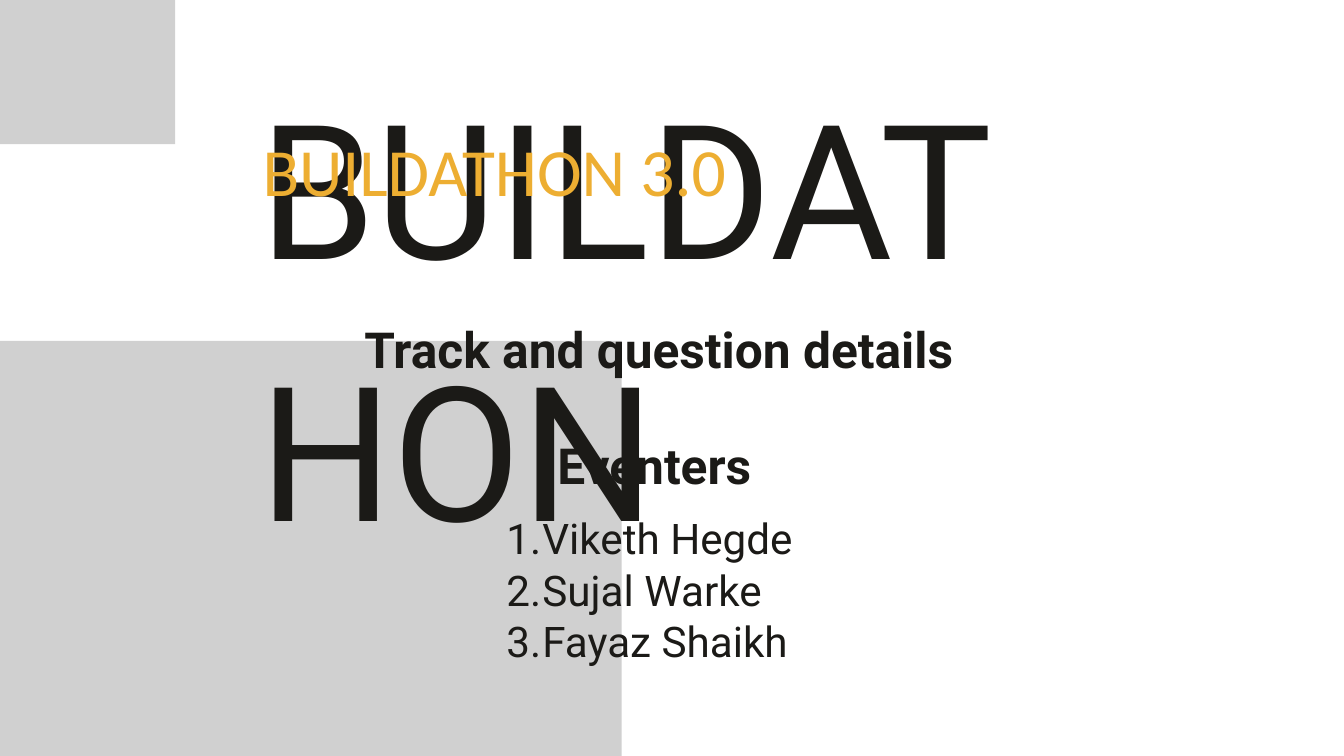
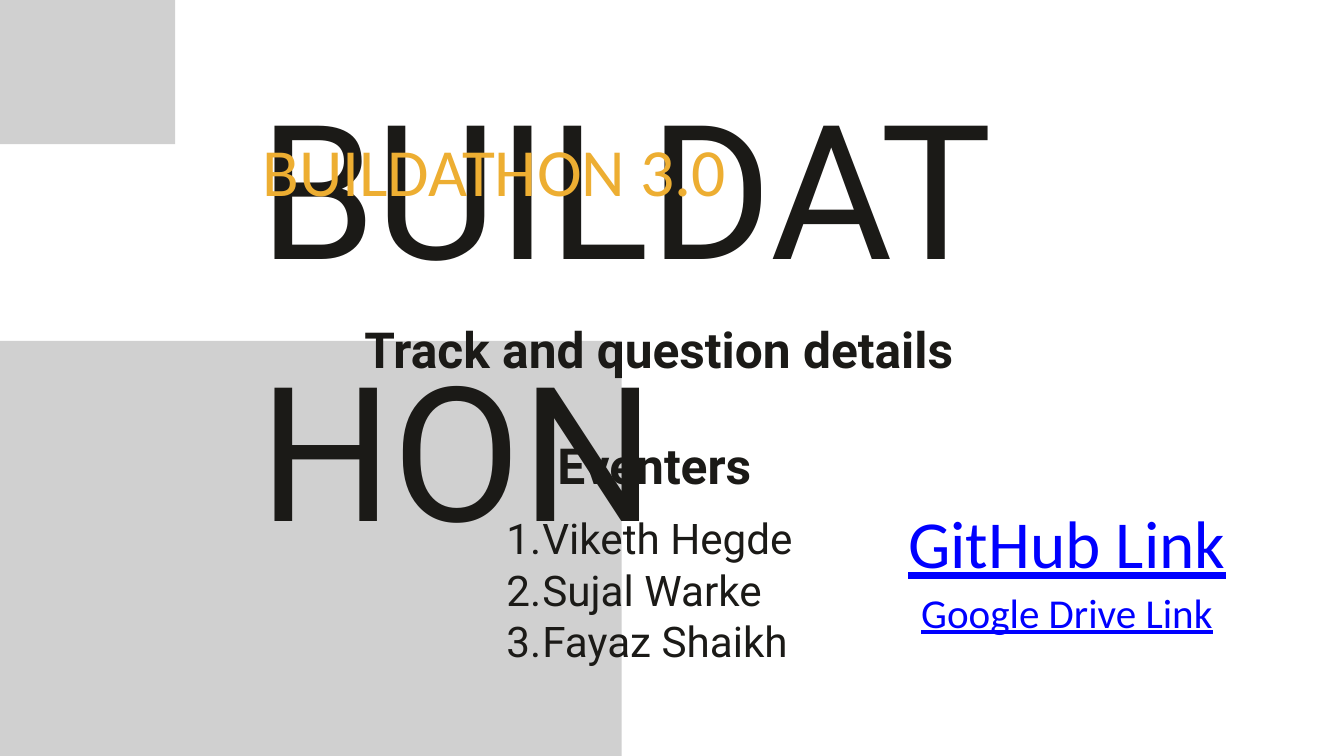
Before and after one commit to sujalwarke28/Sniix_Buildathon, a slide deck: slide 1 of Buildathon.pptx. Drawn at 1344x756 pixels with LibreOffice and Linux fonts; fonts in the diff are those of the drawing; grey boxes stand for pictures. Boxes give left, top, right and bottom in pixels: in the first picture for what was removed or moved away, otherwise in the second. Text is boxed around its words. In the diff, an @@ line names an element or a change of style, - is before the commit and + after.

```diff
--- a/Buildathon.pptx
+++ b/Buildathon.pptx
@@ text added at (x1=908, y1=521, x2=1225, y2=579), 72 pt, text #0000FF, underline @@
+GitHub Link
@@ text added at (x1=921, y1=599, x2=1213, y2=635), 44 pt, text #0000FF, underline @@
+Google Drive Link
```
Also in this commit, not shown: 2 other files.
